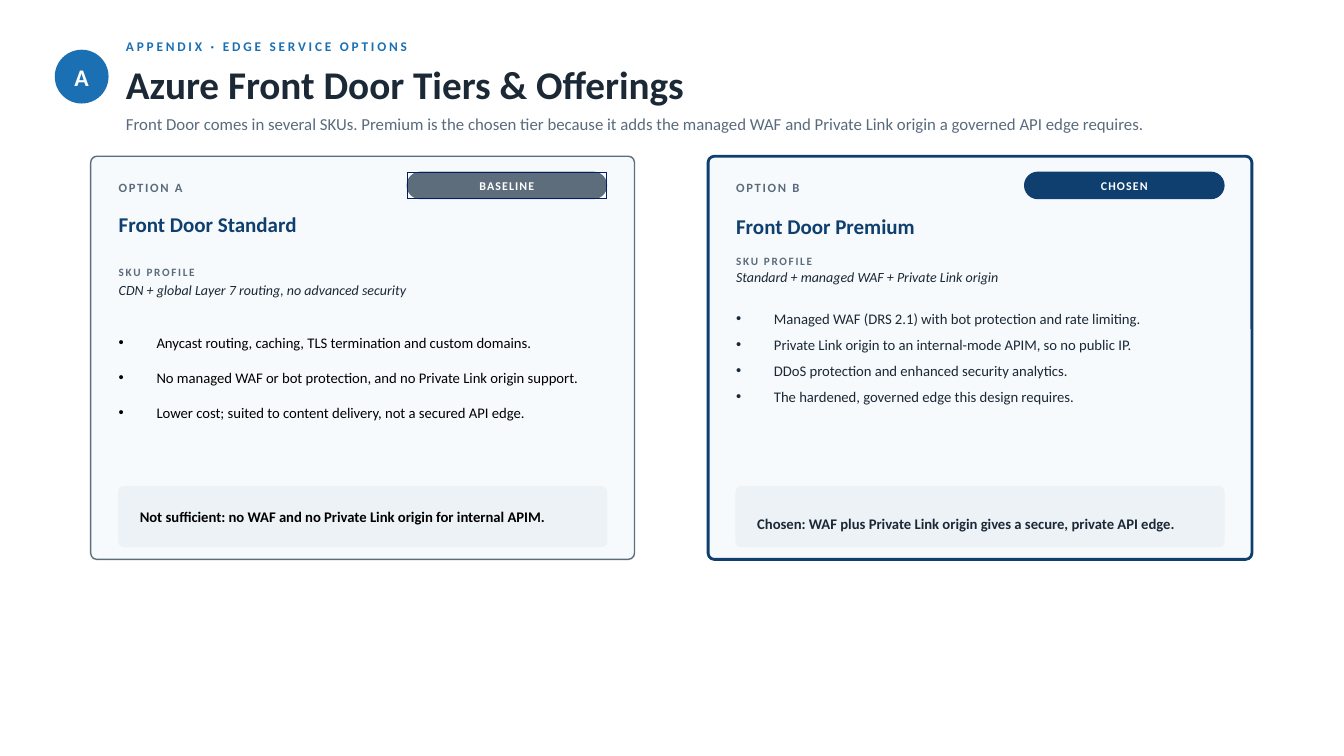
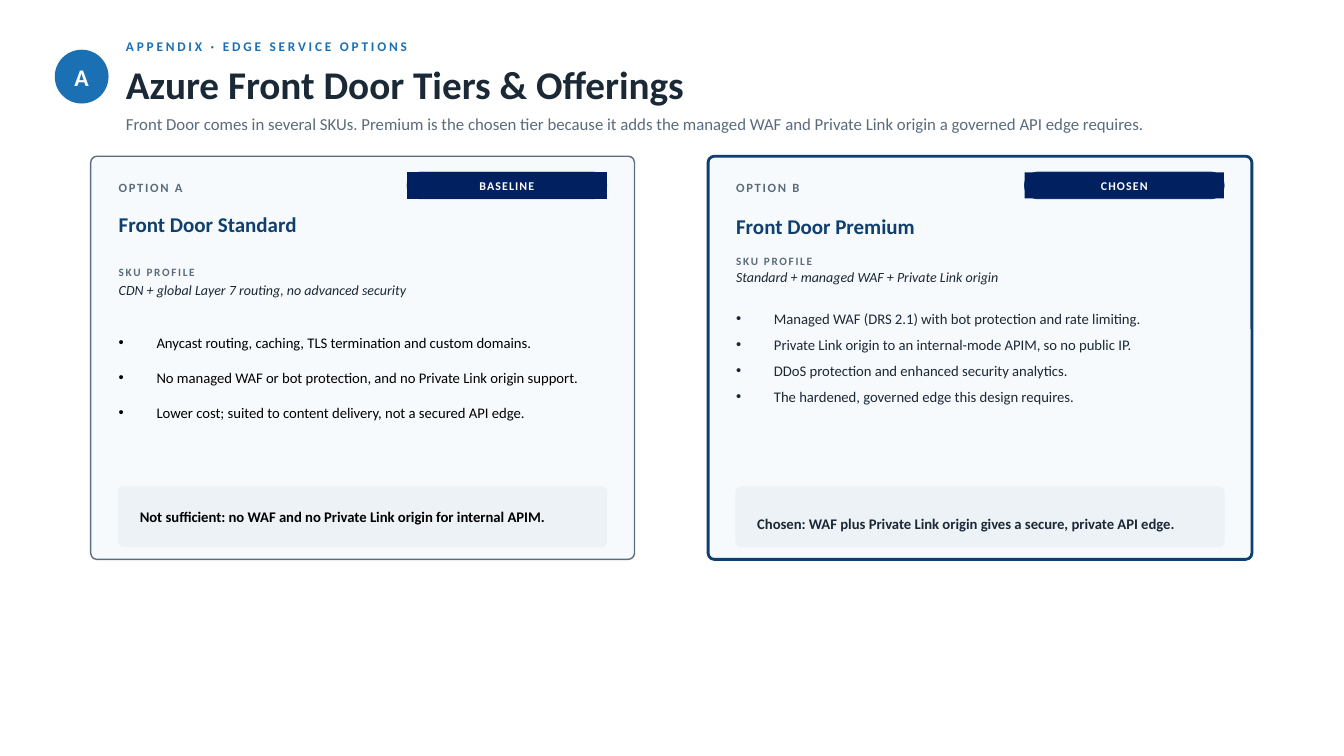
Before and after one commit to xpuneet/Pers, a slide deck: slide 8 of APIM-Target-Architecture.pptx (slide 9 before the commit). Drawn at 1344x756 pixels with LibreOffice and Linux fonts; fonts in the diff are those of the drawing. Boxes give left, top, right and bottom in pixels: in the first picture for what was removed or moved away, otherwise in the second. Text is boxed around its words. In the diff, an @@ line names an element or a change of style, - is before the commit and + after.

```diff
--- a/APIM-Target-Architecture.pptx
+++ b/APIM-Target-Architecture.pptx
@@ rectangle "BASELINE" at box(407, 172, 607, 199): fill none to #002060 @@
@@ rectangle "CHOSEN" at box(1025, 172, 1225, 199): fill none to #002060 @@
@@ rectangle "CHOSEN": place and size @@
-rectangle "CHOSEN" at box(1101, 182, 1148, 190)
+rectangle "CHOSEN" at box(1025, 172, 1225, 199)
```
Also in this commit, not shown: 5 other slides changed.
